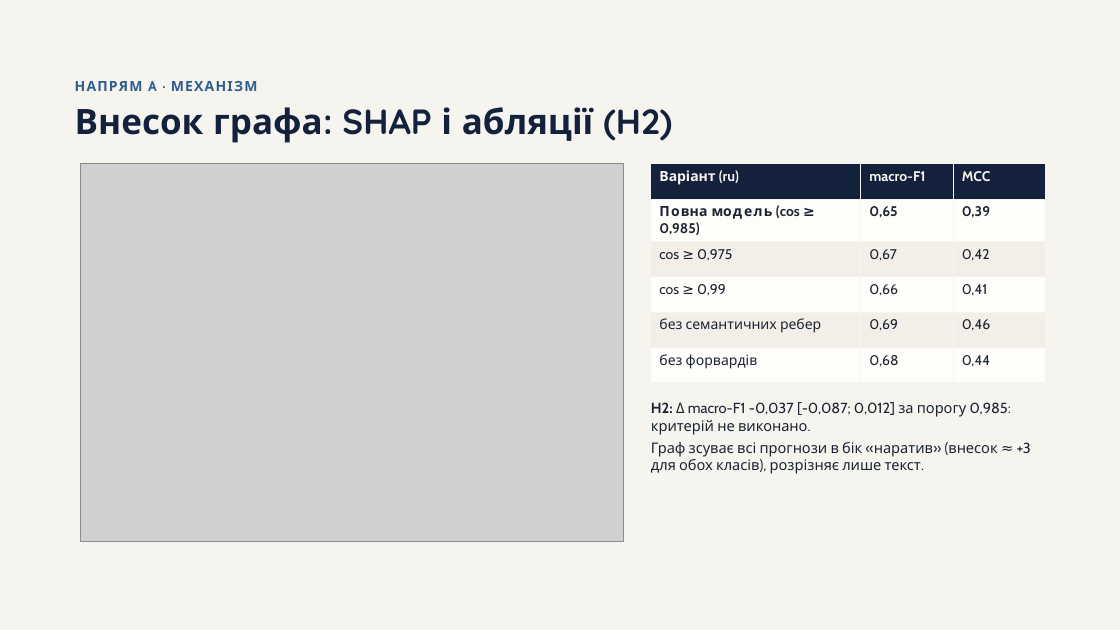
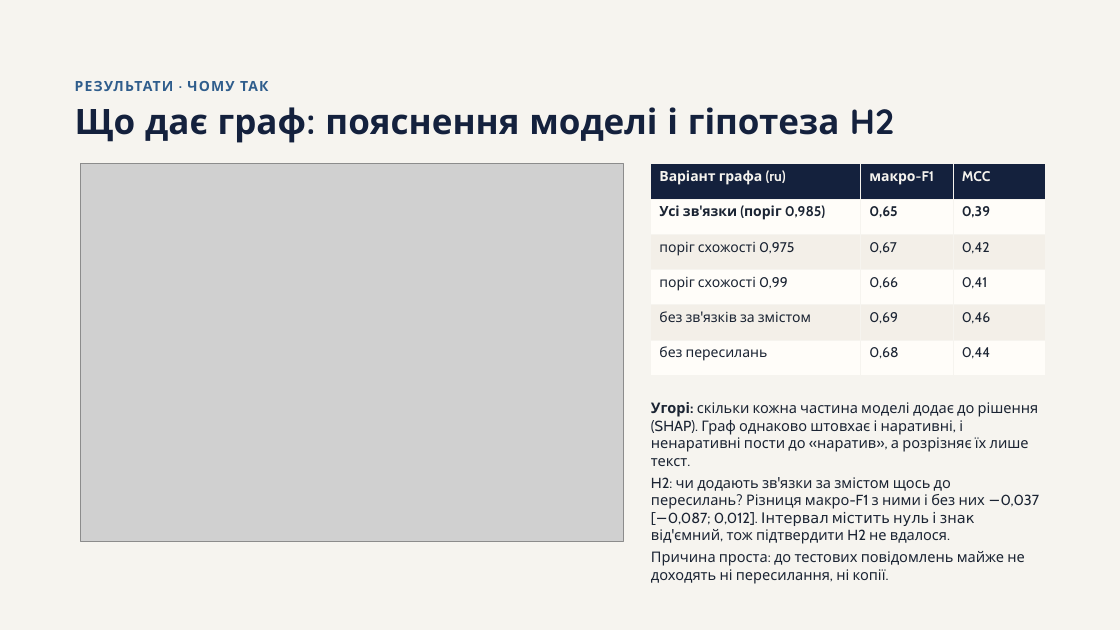
Before and after one commit to Obizonko/Dyplom2026, a slide deck: slide 13 of reports/Prezentatsiia_etap2.pptx. Drawn at 1120x630 pixels with LibreOffice and Linux fonts; fonts in the diff are those of the drawing; grey boxes stand for pictures. Boxes give left, top, right and bottom in pixels: in the first picture for what was removed or moved away, otherwise in the second. Text is boxed around its words. In the diff, an @@ line names an element or a change of style, - is before the commit and + after.

Commit message:
Презентація: пояснення на слайдах, простіші формулювання, текст виступу

```diff
--- a/reports/Prezentatsiia_etap2.pptx
+++ b/reports/Prezentatsiia_etap2.pptx
@@ text at box(75, 81, 268, 91): text changed @@
-НАПРЯМ A · МЕХАНІЗМ
+РЕЗУЛЬТАТИ · ЧОМУ ТАК
@@ title at box(75, 107, 894, 143): text changed @@
-Внесок графа: SHAP і абляції (H2)
+Що дає граф: пояснення моделі і гіпотеза H2
@@ table at box(651, 164, 1046, 376) @@
-row 1, column 1: Варіант (ru)
+row 1, column 1: Варіант графа (ru)
-row 1, column 2: macro-F1
+row 1, column 2: макро-F1
-row 2, column 1: Повна модель (cos ≥ 0,985)
+row 2, column 1: Усі зв'язки (поріг 0,985)
-row 3, column 1: cos ≥ 0,975
+row 3, column 1: поріг схожості 0,975
-row 4, column 1: cos ≥ 0,99
+row 4, column 1: поріг схожості 0,99
-row 5, column 1: без семантичних ребер
+row 5, column 1: без зв'язків за змістом
-row 6, column 1: без форвардів
+row 6, column 1: без пересилань
@@ text at box(651, 402, 1040, 584): text changed @@
-H2: Δ macro-F1 -0,037 [-0,087; 0,012] за порогу 0,985: критерій не виконано.
-Граф зсуває всі прогнози в бік «наратив» (внесок ≈ +3 для обох класів), розрізняє лише текст.
+Угорі: скільки кожна частина моделі додає до рішення (SHAP). Граф однаково штовхає і наративні, і ненаративні пости до «наратив», а розрізняє їх лише текст.
+H2: чи додають зв'язки за змістом щось до пересилань? Різниця макро-F1 з ними і без них −0,037 [−0,087; 0,012]. Інтервал містить нуль і знак від'ємний, тож підтвердити H2 не вдалося.
+Причина проста: до тестових повідомлень майже не доходять ні пересилання, ні копії.
```
Also in this commit, not shown: 10 other slides changed, 3 other files.
